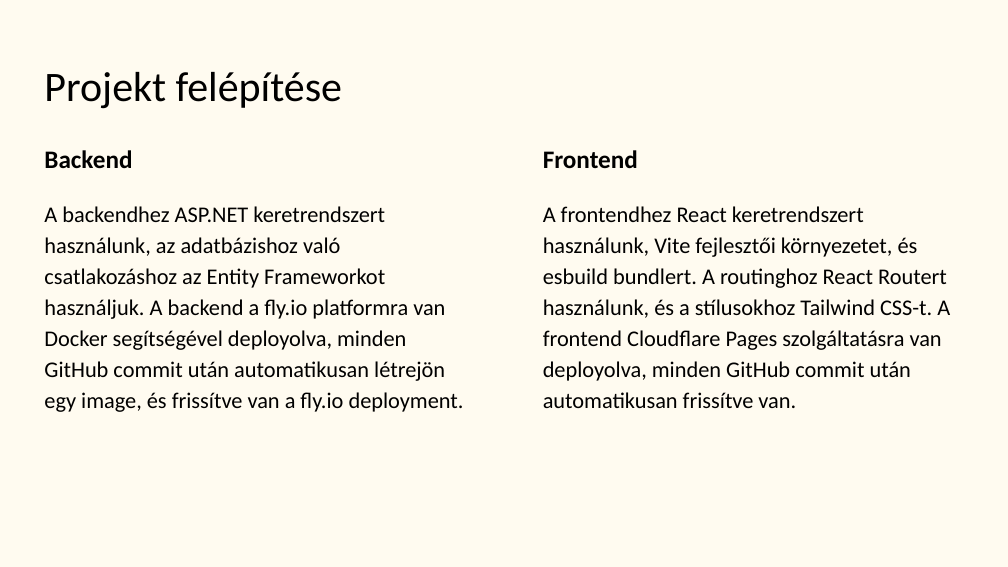
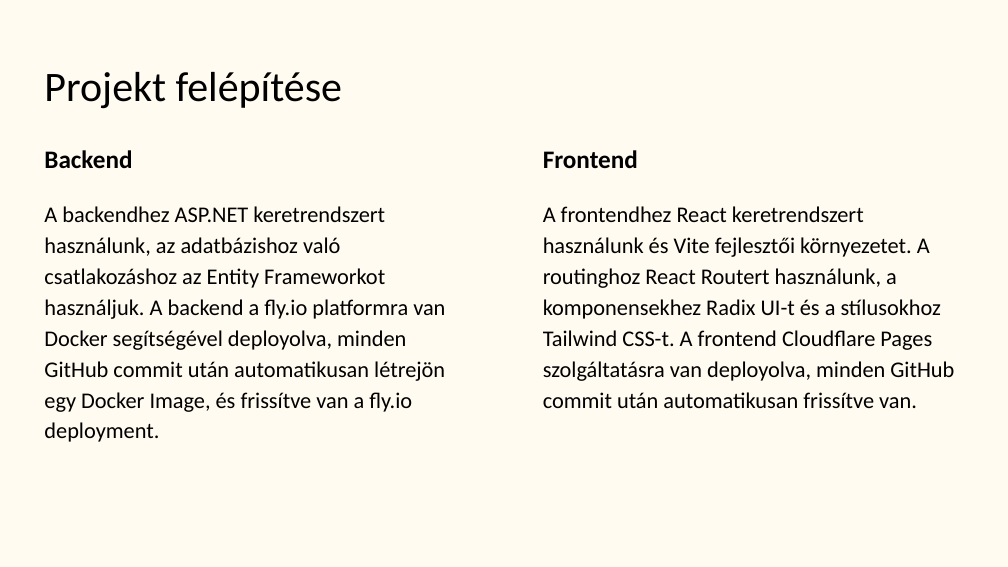
Before and after one commit to szabot1/ikt, a slide deck: slide 3 of docs/bemutato1.pptx (slide 6 before the commit). Drawn at 1008x567 pixels with LibreOffice and Linux fonts; fonts in the diff are those of the drawing. Boxes give left, top, right and bottom in pixels: in the first picture for what was removed or moved away, otherwise in the second. Text is boxed around its words. In the diff, an @@ line names an element or a change of style, - is before the commit and + after.

Commit message:
chore: update ppt

```diff
--- a/docs/bemutato1.pptx
+++ b/docs/bemutato1.pptx
@@ text at box(44, 206, 445, 442): text changed @@
-A backendhez ASP.NET keretrendszert használunk, az adatbázishoz való csatlakozáshoz az Entity Frameworkot használjuk. A backend a fly.io platformra van Docker segítségével deployolva, minden GitHub commit után automatikusan létrejön egy image, és frissítve van a fly.io deployment.
+A backendhez ASP.NET keretrendszert használunk, az adatbázishoz való csatlakozáshoz az Entity Frameworkot használjuk. A backend a fly.io platformra van Docker segítségével deployolva, minden GitHub commit után automatikusan létrejön egy Docker Image, és frissítve van a fly.io deployment.
@@ text at box(543, 206, 954, 408): text changed @@
-A frontendhez React keretrendszert használunk, Vite fejlesztői környezetet, és esbuild bundlert. A routinghoz React Routert használunk, és a stílusokhoz Tailwind CSS-t. A frontend Cloudflare Pages szolgáltatásra van deployolva, minden GitHub commit után automatikusan frissítve van.
+A frontendhez React keretrendszert használunk és Vite fejlesztői környezetet. A routinghoz React Routert használunk, a komponensekhez Radix UI-t és a stílusokhoz Tailwind CSS-t. A frontend Cloudflare Pages szolgáltatásra van deployolva, minden GitHub commit után automatikusan frissítve van.
```
Also in this commit, not shown: 1 other slide changed, 2 slides added, 2 slides removed.
